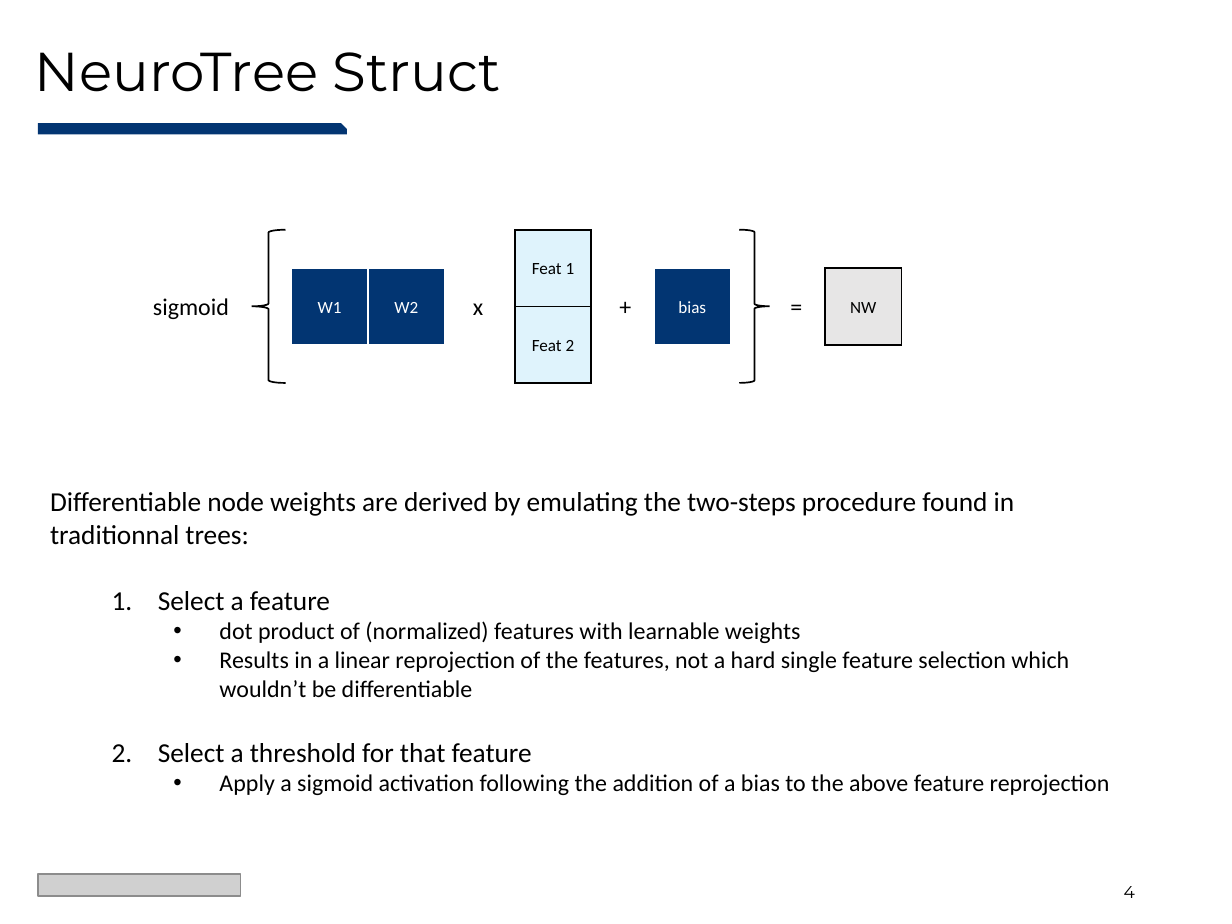
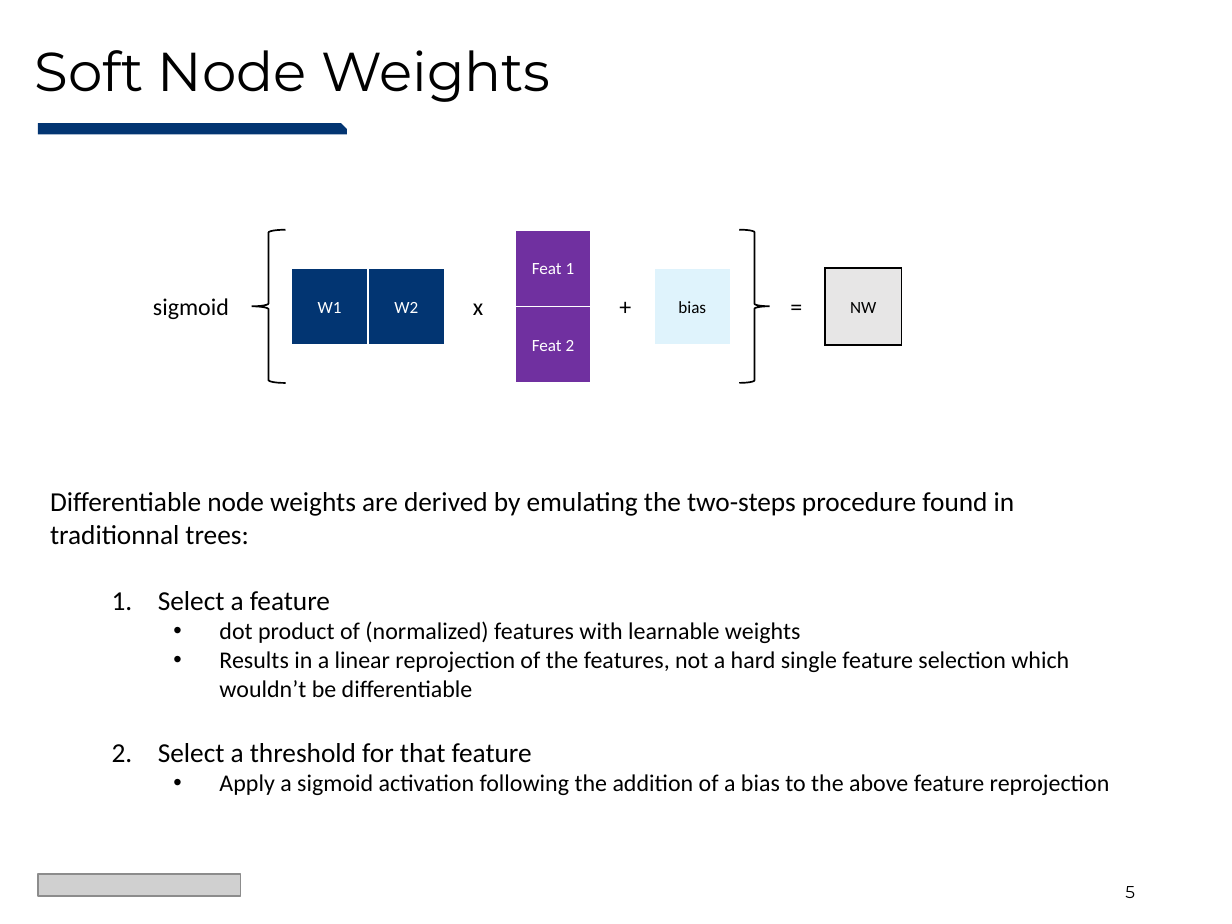
Before and after one commit to Evovest/NeuroTreeModels.jl, a slide deck: slide 5 of docs/juliacon/NeuroTrees-JuliaCon2024.pptx (slide 4 before the commit). Drawn at 1232x924 pixels with LibreOffice and Linux fonts; fonts in the diff are those of the drawing; grey boxes stand for pictures. Boxes give left, top, right and bottom in pixels: in the first picture for what was removed or moved away, otherwise in the second. Text is boxed around its words. In the diff, an @@ line names an element or a change of style, - is before the commit and + after.

```diff
--- a/docs/juliacon/NeuroTrees-JuliaCon2024.pptx
+++ b/docs/juliacon/NeuroTrees-JuliaCon2024.pptx
@@ title at bbox=[35, 50, 550, 102]: text changed @@
-NeuroTree Struct
+Soft Node Weights
@@ rectangle "Feat 1" at bbox=[515, 230, 591, 307]: text colour #000000 to #FFFFFF; fill #DFF3FC to #7030A0; outline #000000 1 pt to #FFFFFF 1 pt @@
@@ rectangle "bias" at bbox=[654, 269, 731, 345]: text colour #FFFFFF to #000000; fill #023572 to #DFF3FC @@
@@ rectangle "Feat 2" at bbox=[515, 307, 591, 383]: text colour #000000 to #FFFFFF; fill #DFF3FC to #7030A0; outline #000000 1 pt to #FFFFFF 1 pt @@
@@ page number at bbox=[1125, 886, 1135, 898]: text changed @@
-4
+5
```
Also in this commit, not shown: 8 other slides changed, 3 slides added, 1 slide removed, 1 other file.
